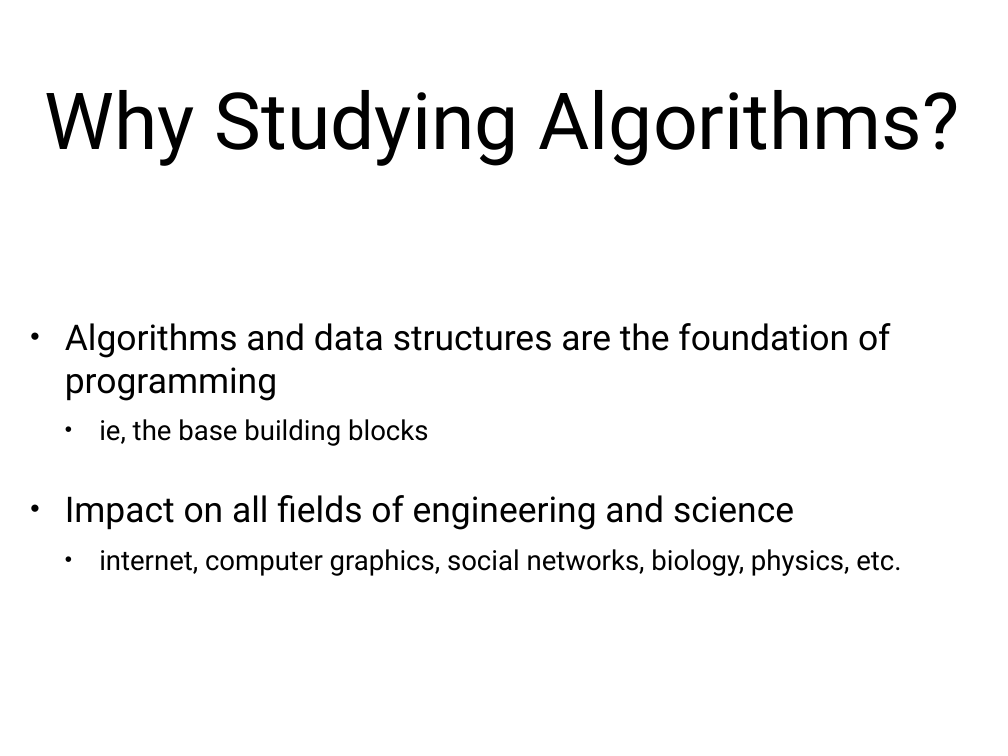
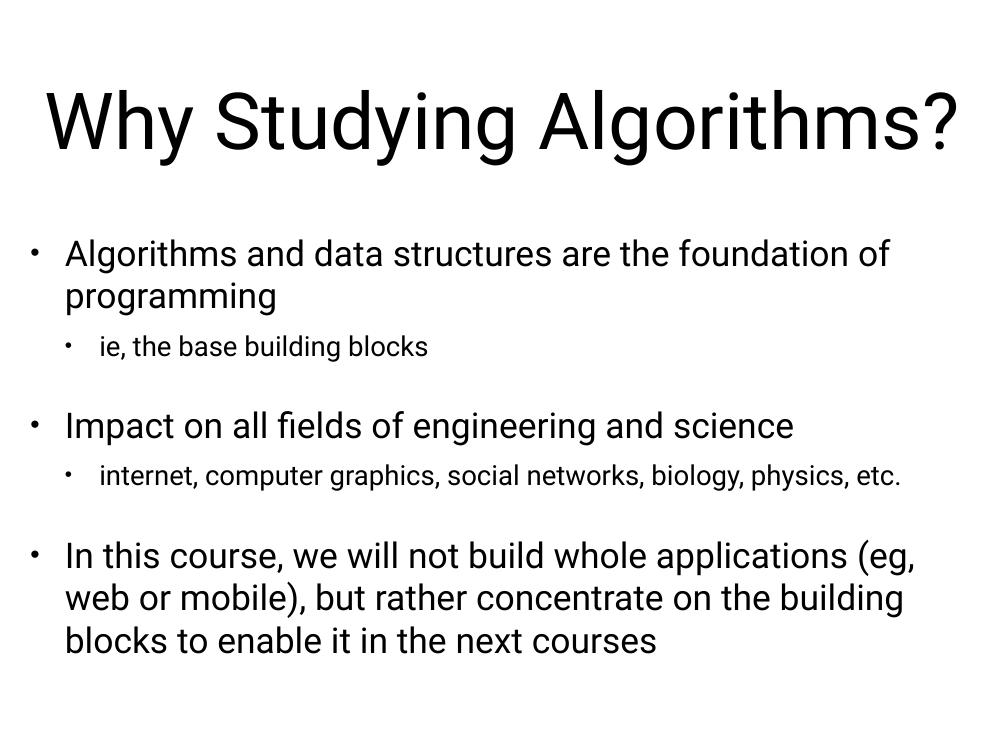
Before and after one commit to arcuri82/algorithms, a slide deck: slide 8 of docs/slides/01/01_intro.pptx. Drawn at 1008x756 pixels with LibreOffice and Linux fonts; fonts in the diff are those of the drawing. Boxes give left, top, right and bottom in pixels: in the first picture for what was removed or moved away, otherwise in the second. Text is boxed around its words. In the diff, an @@ line names an element or a change of style, - is before the commit and + after.

```diff
--- a/docs/slides/01/01_intro.pptx
+++ b/docs/slides/01/01_intro.pptx
@@ text at box(65, 539, 915, 654): paragraph added @@
+• In this course, we will not build whole applications (eg, web or mobile), but rather concentrate on the building blocks to enable it in the next courses
```
Also in this commit, not shown: 8 other slides changed, 12 slides added, 2 slides removed, 1 other file.
